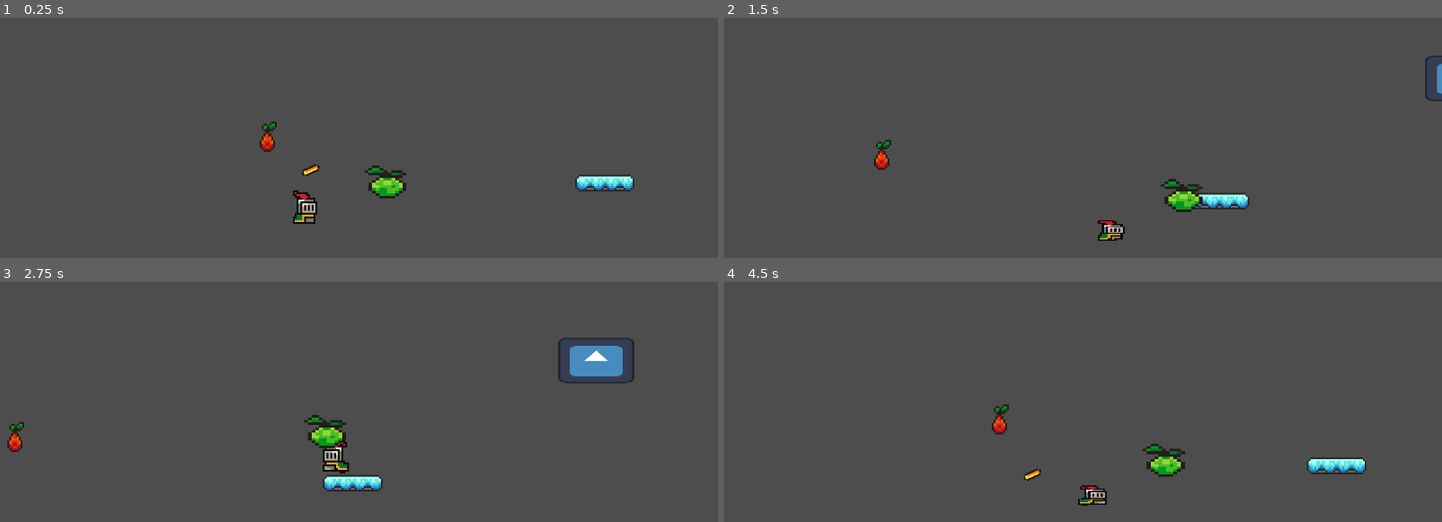
Above: before the commit, frames 1-4 (two rows, left to right).
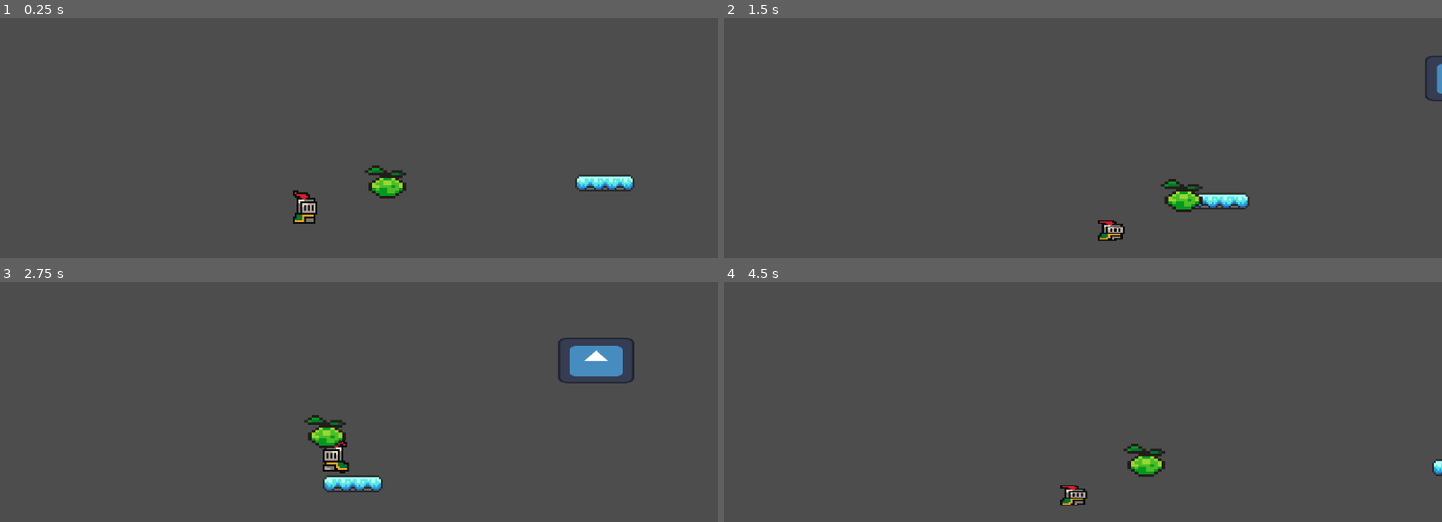
Above: after the commit, the same moments.

Repository: Luna264/candy-strike
Game: Godot game, scene res://levels/level_1.tscn
The game is run twice, just before and just after one commit, with the same random seed, the same clock (stepped at 60 frames per second) and the same inputs. The engine's default icon, where the game draws it, is replaced by a stand-in: a white triangle on a blue panel in a dark square.
Inputs (mouse positions are in pixels of both pictures, inside the frame that each line leads up to):
- Up to frame 1 (0.25 s): no input
- Up to frame 2 (1.5 s): tap Enter at 0.5 s; move the mouse to (1047, 250) at 0.52 s; hold D (right) from 0.53 s (still down); click (1047, 250) at 0.6 s; tap Space (jump) at 0.77 s; move the mouse to (1298, 231) at 1.27 s; tap R (c_attack) at 1.35 s
- Up to frame 3 (2.75 s): tap Space (jump) at 1.52 s; move the mouse to (143, 373) at 2.02 s; release D (right) at 2.03 s; hold A (left) from 2.03 s (still down); click (143, 373) at 2.1 s
- Up to frame 4 (4.5 s): move the mouse to (1118, 433) at 2.77 s; tap R (c_attack) at 2.85, 4.35 s; tap Space (jump) at 3.02, 3.77 s; move the mouse to (975, 332) at 3.52 s; click (975, 332) at 3.6 s; move the mouse to (1240, 414) at 4.27 s; release A (left) at 4.28 s; hold D (right) from 4.28 s (still down)

The runs differ from the first frame. In frame 1, 0.3% of the frame differs, in the area x 36-45%, y 43-66%; in frame 2, 0.2%; in frame 3, 0.4%; in frame 4, 2.2%, in the area x 37-100%, y 50-94%.

Commit message:
fixed whip enemy & glass platform fix
next is my favorite enemy in this game probably

Diff:
--- a/levels/level_1.tscn
+++ b/levels/level_1.tscn
@@ -1,12 +1,10 @@
-[gd_scene load_steps=9 format=3 uid="uid://wpb33gohd6n1"]
+[gd_scene load_steps=7 format=3 uid="uid://wpb33gohd6n1"]
 
 [ext_resource type="PackedScene" uid="uid://dr2muauq4tijd" path="res://scenes/player.tscn" id="1_btoec"]
 [ext_resource type="PackedScene" uid="uid://djeboigret4lq" path="res://scenes/candycane.tscn" id="2_gwceb"]
 [ext_resource type="PackedScene" uid="uid://cnwbmgldjbxaf" path="res://scenes/boundaryTemp.tscn" id="3_l53as"]
 [ext_resource type="PackedScene" uid="uid://cv7u13y5ejaoy" path="res://scenes/enviornment/glassplatform.tscn" id="5_n46q3"]
 [ext_resource type="Script" uid="uid://dy5gn03cyk8v7" path="res://scripts/camera_2d.gd" id="6_5ot28"]
-[ext_resource type="PackedScene" uid="uid://cu1w7icylyldk" path="res://scenes/enemys/whip.tscn" id="6_btoec"]
-[ext_resource type="PackedScene" uid="uid://dktgcjci3yto6" path="res://scenes/enemys/whip2.tscn" id="7_gwceb"]
 
 [sub_resource type="WorldBoundaryShape2D" id="WorldBoundaryShape2D_uwrxv"]
 
@@ -45,12 +43,6 @@
 [node name="glassplatform" parent="." instance=ExtResource("5_n46q3")]
 position = Vector2(-2, 97)
 
-[node name="CharacterBody2D" parent="." instance=ExtResource("6_btoec")]
-position = Vector2(-182, 72)
-
-[node name="Area2D" parent="CharacterBody2D" instance=ExtResource("7_gwceb")]
-position = Vector2(0, -1)
-
 [connection signal="shakescreenplayer" from="player" to="Camera2D" method="_on_player_shakescreenplayer"]
 [connection signal="body_entered" from="player/candycane" to="player/candycane" method="attack_enemies"]
 [connection signal="shatter" from="glassplatform" to="glassplatform" method="_on_shatter"]
--- a/scenes/enemys/whip.tscn
+++ b/scenes/enemys/whipChildren/whip.tscn
@@ -8,6 +8,21 @@
 shader = ExtResource("2_k33x4")
 shader_parameter/flash_color = Color(1, 1, 1, 1)
 shader_parameter/flash_value = 0.0
+
+[sub_resource type="Animation" id="Animation_vsdag"]
+length = 0.001
+tracks/0/type = "value"
+tracks/0/imported = false
+tracks/0/enabled = true
+tracks/0/path = NodePath("Sprite2D:material:shader_parameter/flash_value")
+tracks/0/interp = 1
+tracks/0/loop_wrap = true
+tracks/0/keys = {
+"times": PackedFloat32Array(0),
+"transitions": PackedFloat32Array(1),
+"update": 0,
+"values": [0.0]
+}
 
 [sub_resource type="Animation" id="Animation_qlk83"]
 resource_name = "hit"
@@ -27,21 +42,6 @@
 
 [sub_resource type="Animation" id="Animation_jopwe"]
 resource_name = "idle"
-tracks/0/type = "value"
-tracks/0/imported = false
-tracks/0/enabled = true
-tracks/0/path = NodePath("Sprite2D:material:shader_parameter/flash_value")
-tracks/0/interp = 1
-tracks/0/loop_wrap = true
-tracks/0/keys = {
-"times": PackedFloat32Array(0),
-"transitions": PackedFloat32Array(1),
-"update": 0,
-"values": [0.0]
-}
-
-[sub_resource type="Animation" id="Animation_vsdag"]
-length = 0.001
 tracks/0/type = "value"
 tracks/0/imported = false
 tracks/0/enabled = true
--- a/scenes/enemys/whip2.tscn
+++ b/scenes/enemys/whipChildren/whip2.tscn
@@ -13,8 +13,8 @@
 shader_parameter/flash_color = Color(0, 0, 0, 1)
 shader_parameter/flash_value = 0.0
 
-[sub_resource type="Animation" id="Animation_kivbn"]
-resource_name = "idle"
+[sub_resource type="Animation" id="Animation_a2j43"]
+length = 0.001
 tracks/0/type = "value"
 tracks/0/imported = false
 tracks/0/enabled = true
@@ -38,6 +38,30 @@
 "transitions": PackedFloat32Array(1),
 "update": 1,
 "values": [true]
+}
+tracks/2/type = "value"
+tracks/2/imported = false
+tracks/2/enabled = true
+tracks/2/path = NodePath("whipSprite:position")
+tracks/2/interp = 1
+tracks/2/loop_wrap = true
+tracks/2/keys = {
+"times": PackedFloat32Array(0),
+"transitions": PackedFloat32Array(1),
+"update": 0,
+"values": [Vector2(54, -45)]
+}
+tracks/3/type = "value"
+tracks/3/imported = false
+tracks/3/enabled = true
+tracks/3/path = NodePath("whipColider:position")
+tracks/3/interp = 1
+tracks/3/loop_wrap = true
+tracks/3/keys = {
+"times": PackedFloat32Array(0),
+"transitions": PackedFloat32Array(1),
+"update": 0,
+"values": [Vector2(59, -19)]
 }
 
 [sub_resource type="Animation" id="Animation_mnddd"]
@@ -91,8 +115,8 @@
 "values": [Vector2(38, 52), Vector2(59, -19)]
 }
 
-[sub_resource type="Animation" id="Animation_a2j43"]
-length = 0.001
+[sub_resource type="Animation" id="Animation_kivbn"]
+resource_name = "idle"
 tracks/0/type = "value"
 tracks/0/imported = false
 tracks/0/enabled = true
@@ -116,30 +140,6 @@
 "transitions": PackedFloat32Array(1),
 "update": 1,
 "values": [true]
-}
-tracks/2/type = "value"
-tracks/2/imported = false
-tracks/2/enabled = true
-tracks/2/path = NodePath("whipSprite:position")
-tracks/2/interp = 1
-tracks/2/loop_wrap = true
-tracks/2/keys = {
-"times": PackedFloat32Array(0),
-"transitions": PackedFloat32Array(1),
-"update": 0,
-"values": [Vector2(54, -45)]
-}
-tracks/3/type = "value"
-tracks/3/imported = false
-tracks/3/enabled = true
-tracks/3/path = NodePath("whipColider:position")
-tracks/3/interp = 1
-tracks/3/loop_wrap = true
-tracks/3/keys = {
-"times": PackedFloat32Array(0),
-"transitions": PackedFloat32Array(1),
-"update": 0,
-"values": [Vector2(59, -19)]
 }
 
 [sub_resource type="AnimationLibrary" id="AnimationLibrary_fp2sq"]
--- /dev/null
+++ b/scenes/enemys/whipenemy.tscn
@@ -0,0 +1,9 @@
+[gd_scene load_steps=3 format=3 uid="uid://6gm50cf8pthx"]
+
+[ext_resource type="PackedScene" uid="uid://cu1w7icylyldk" path="res://scenes/enemys/whipChildren/whip.tscn" id="1_0k7oe"]
+[ext_resource type="PackedScene" uid="uid://dktgcjci3yto6" path="res://scenes/enemys/whipChildren/whip2.tscn" id="2_prdci"]
+
+[node name="whip" instance=ExtResource("1_0k7oe")]
+
+[node name="Area2D" parent="." index="6" instance=ExtResource("2_prdci")]
+position = Vector2(1, 0)
--- a/scripts/glassplatform.gd
+++ b/scripts/glassplatform.gd
@@ -15,10 +15,10 @@
 		breaking_timer -= delta
 		animation_player.play("idle")
 
-	if breaking_timer > 1 and not is_shattering:
+	if is_breaking == true and not is_shattering:
 		animation_player.play("breaking")
 
-	if breaking_timer > 3:
+	if breaking_timer > 0.2:
 		is_shattering = true
 		emit_signal("shatter")
 
--- a/scripts/whipActualWhip.gd
+++ b/scripts/whipActualWhip.gd
@@ -9,9 +9,6 @@
 var knockback_y_jump = -200
 
 @onready var detection: Area2D = $detection
-@onready var sprite_2d: Sprite2D = $Sprite2D
-@onready var attack_timer: Timer = $AttackTimer
-@onready var damage_timer: Timer = $DamageTimer
 @onready var whip_animation_player: AnimationPlayer = %WhipAnimationPlayer
 
 
@@ -21,13 +18,8 @@
 signal damage_output
 signal shakescreen
 
-#func _ready() -> void:
-	#sprite_2d.material = sprite_2d.material.duplicate()
-
-func _process(delta: float) -> void:
-	if detection:
-		if not detection.player_is:
-			whip_animation_player.play("idle")
+func _ready() -> void:
+	whip_animation_player.play("idle")
 
 func _on_detection_attack() -> void:
 	whip_animation_player.play("attack")
